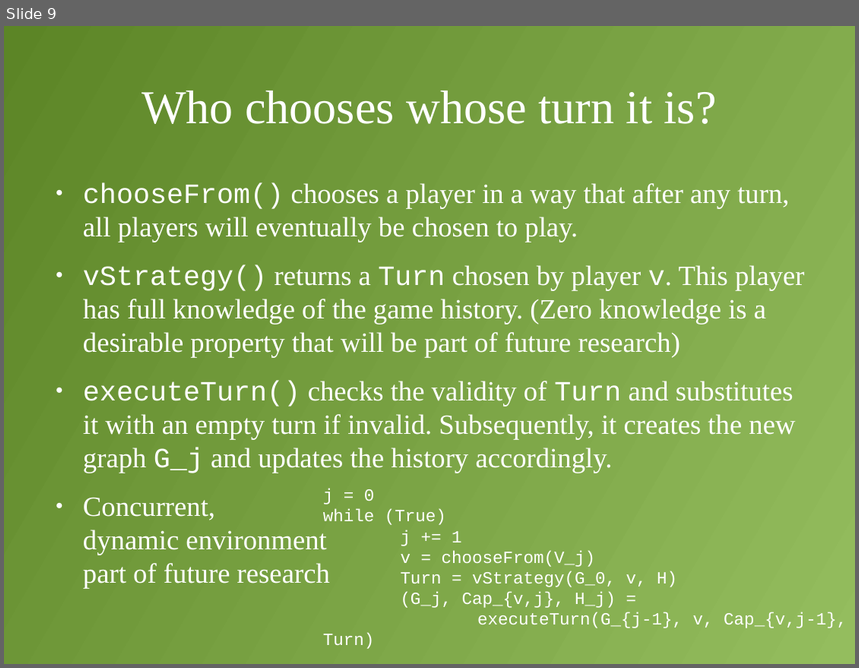
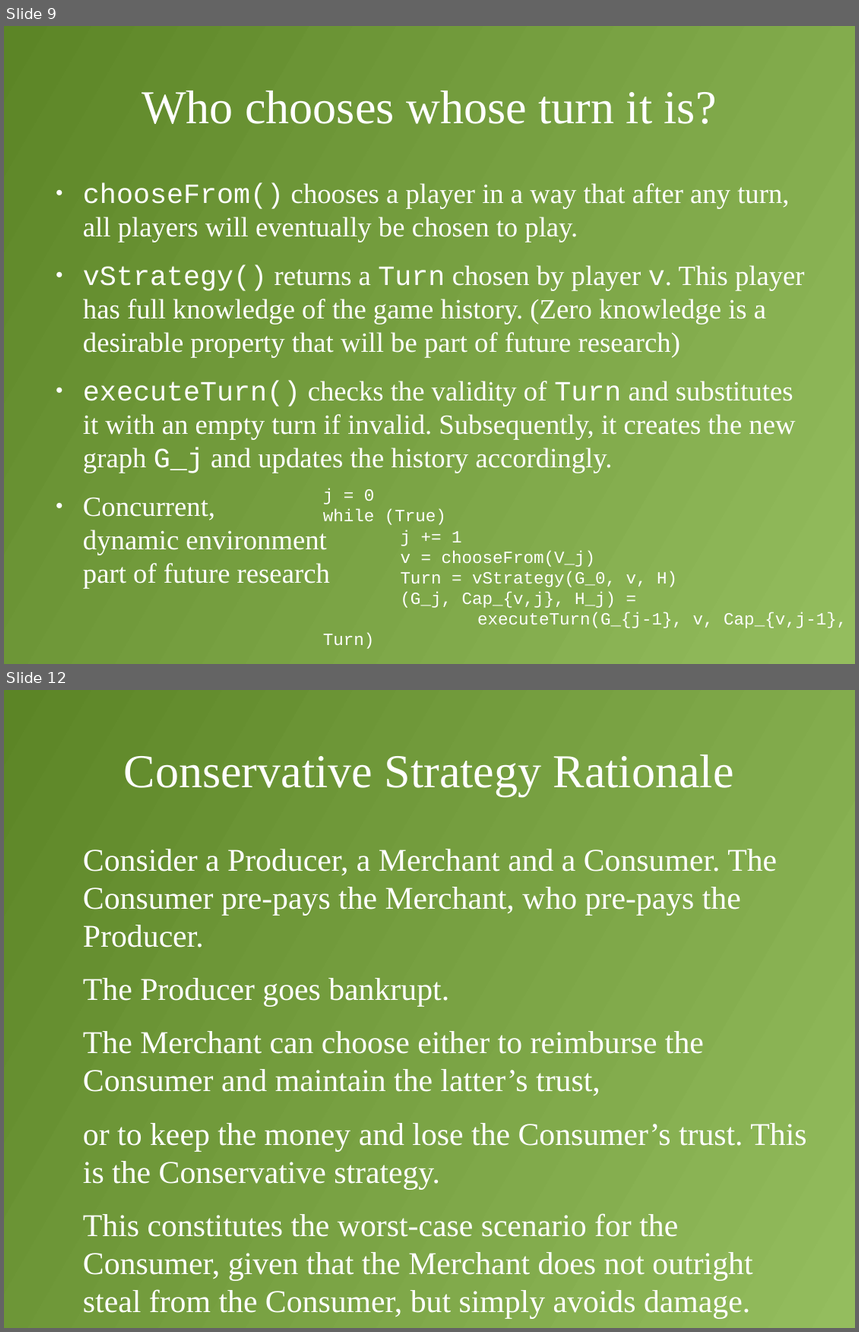
Before and after one commit to decrypto-org/TrustIsRisk, a slide deck: presentations/AtheCrypt10-1-2017/AtheCrypt10-1-2017.odp. Shown one above the other, each under a label of ours: slide 9 before the commit, slides 9 and 12 after it; the slides between them are not shown. The pictures are 859x668 and 859x1332 pixels, drawn with LibreOffice and Linux fonts; fonts in the diff are those of the drawing. Boxes give left, top, right and bottom in pixels: in the first picture for what was removed or moved away, otherwise in the second. Text is boxed around its words. In the diff, an @@ line names an element or a change of style, - is before the commit and + after.

Commit message:
add indirect trust, strategies slides

```diff
--- a/presentations/AtheCrypt10-1-2017/AtheCrypt10-1-2017.odp
+++ b/presentations/AtheCrypt10-1-2017/AtheCrypt10-1-2017.odp
@@ slide 12 added at [4, 690, 855, 1328], background gradient #94BD5E to #5C8526 @@
@@ title added at [124, 755, 734, 796], 44 pt, text #FFFFFF @@
+Conservative Strategy Rationale
@@ text added at [83, 849, 807, 1319], 29.6 pt, text #FFFFFF @@
+Consider a Producer, a Merchant and a Consumer. The Consumer pre-pays the Merchant, who pre-pays the Producer.
+The Producer goes bankrupt.
+The Merchant can choose either to reimburse the Consumer and maintain the latter’s trust,
+or to keep the money and lose the Consumer’s trust. This is the Conservative strategy.
+This constitutes the worst-case scenario for the Consumer, given that the Merchant does not outright steal from the Consumer, but simply avoids damage.
```
Also in this commit, not shown: 1 slide changed, 3 other slides added.
